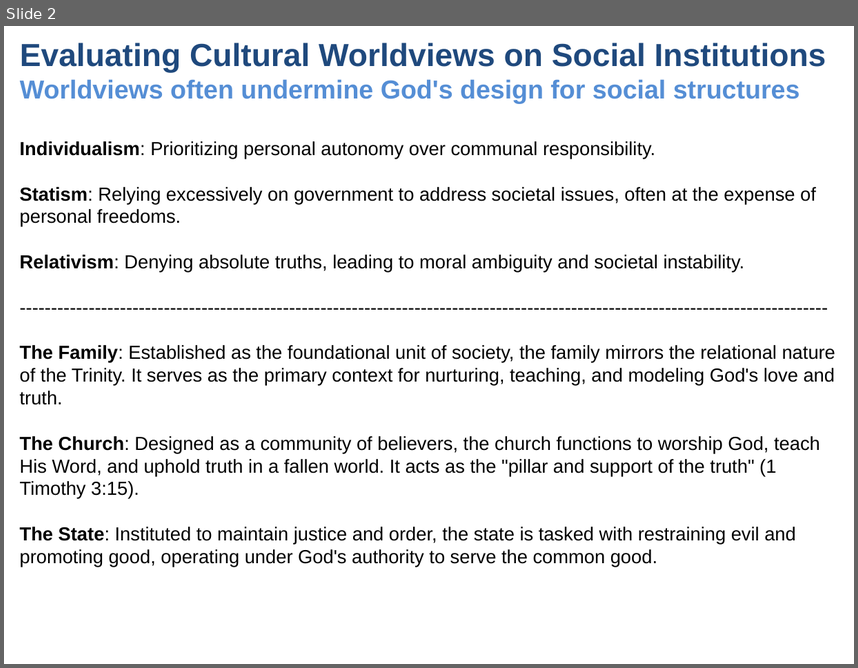
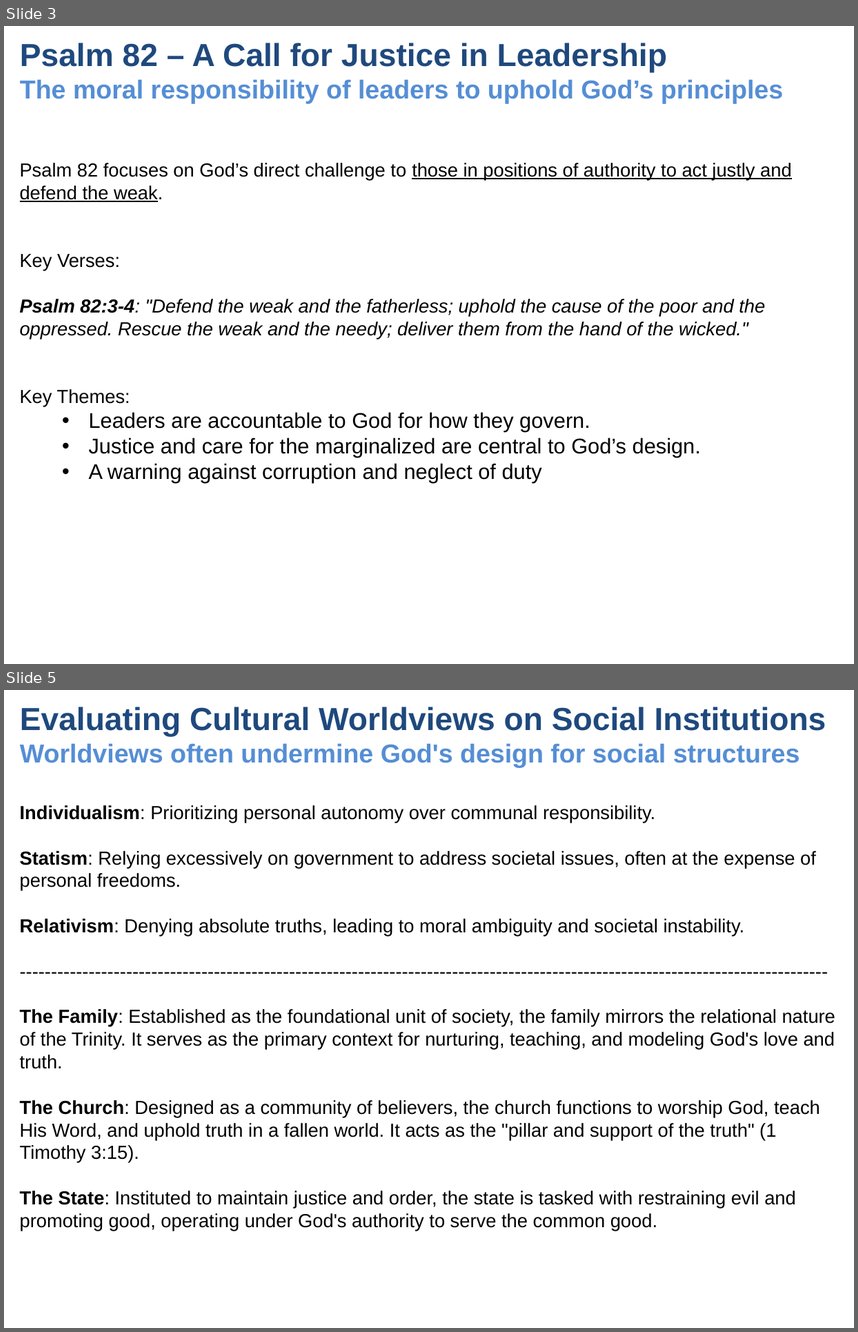
Before and after one commit to UsefulEngines/EvangelismPublic, a slide deck: 2024-Q4/2024-11-24/2024-11-24-Psalms.pptx. Shown one above the other, each under a label of ours: slide 2 before the commit, slides 3 and 5 after it; the slides between them are not shown. The pictures are 858x668 and 858x1332 pixels, drawn with LibreOffice and Linux fonts; fonts in the diff are those of the drawing. Boxes give left, top, right and bottom in pixels: in the first picture for what was removed or moved away, otherwise in the second. Text is boxed around its words. In the diff, an @@ line names an element or a change of style, - is before the commit and + after.

```diff
--- a/2024-Q4/2024-11-24/2024-11-24-Psalms.pptx
+++ b/2024-Q4/2024-11-24/2024-11-24-Psalms.pptx
@@ slide 3 added at (x1=4, y1=26, x2=854, y2=664), background #FFFFFF @@
@@ title added at (x1=20, y1=43, x2=783, y2=103), 22 pt, text #558ED5, bold @@
+Psalm 82 – A Call for Justice in Leadership
+The moral responsibility of leaders to uphold God’s principles
@@ text added at (x1=20, y1=163, x2=792, y2=483), 16 pt, text #000000 @@
+Psalm 82 focuses on God’s direct challenge to those in positions of authority to act justly and defend the weak.
+Key Verses:
+Psalm 82:3-4: "Defend the weak and the fatherless; uphold the cause of the poor and the oppressed. Rescue the weak and the needy; deliver them from the hand of the wicked."
+Key Themes:
+  • Leaders are accountable to God for how they govern.
+  • Justice and care for the marginalized are central to God’s design.
+  • A warning against corruption and neglect of duty
@@ what was slide 2 is now slide 5 @@
```
Also in this commit, not shown: 4 slides changed, 2 other slides added, 1 other file.
